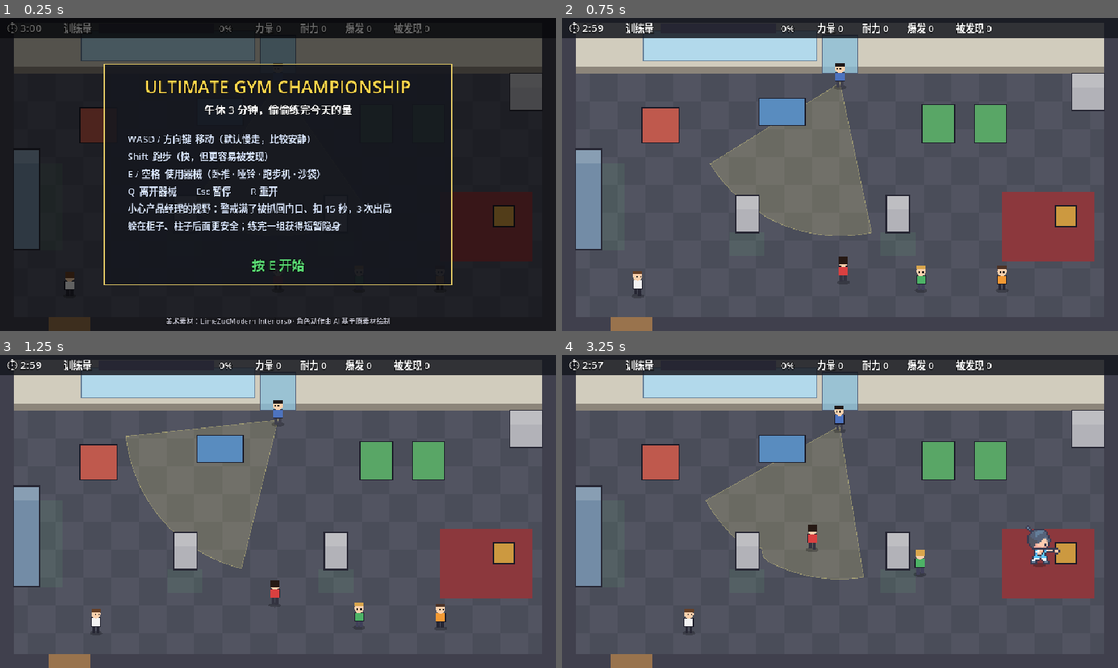
Above: before the commit, frames 1-4 (two rows, left to right).
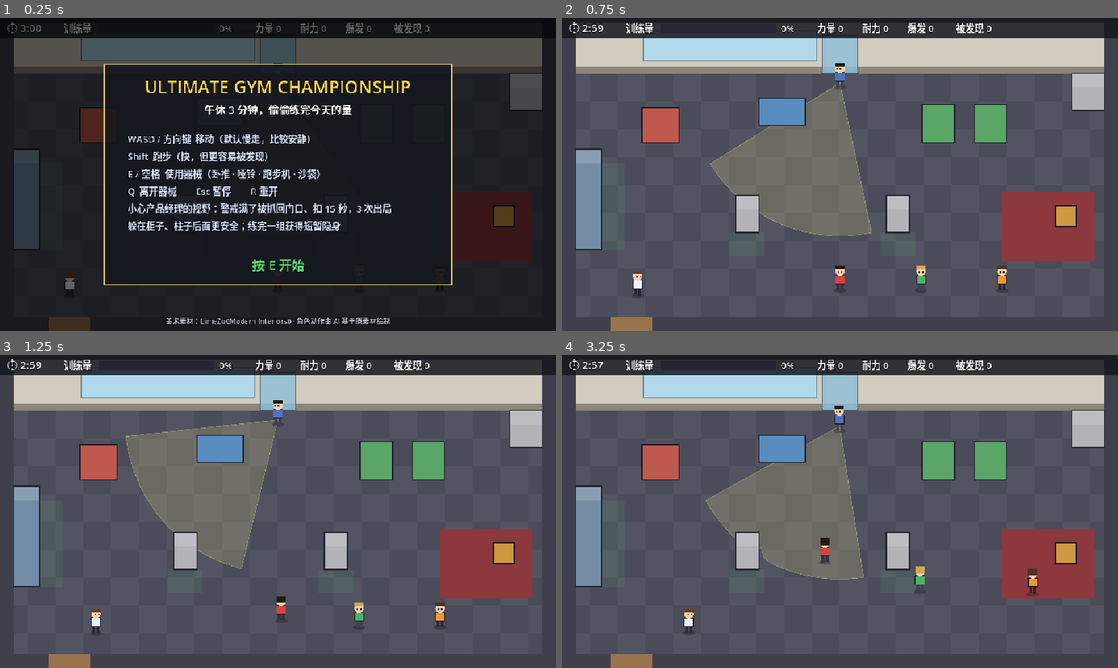
Above: after the commit, the same moments.

Repository: Astro-wen/ultimate-gym-championship
Game: Godot game, scene res://scenes/main.tscn
Two runs of this game, one before a commit and one after it. Both use one fixed random seed, a clock stepped at 60 frames per second and the inputs below.
Inputs (mouse positions are in pixels of both pictures, inside the frame that each line leads up to):
- Up to frame 1 (0.25 s): no input
- Up to frame 2 (0.75 s): tap Enter at 0.5 s; move the mouse to (962, 158) at 0.52 s; hold D (move_right) from 0.53 s (still down); hold E (interact) from 0.53 s (still down); click (962, 158) at 0.67 s
- Up to frame 3 (1.25 s): keep holding D (move_right); keep holding E (interact)
- Up to frame 4 (3.25 s): release D (move_right) at 1.25 s; release E (interact) at 1.25 s; drag from (728, 527) to (612, 542) at 1.27 s; move the mouse to (895, 442) at 2.02 s; hold D (move_right) 2.03-2.75 s; hold E (interact) 2.03-2.75 s; tap Q (leave) at 2.1 s; drag from (812, 574) to (673, 464) at 2.77 s

Frame 1 is identical in both runs. In frame 2, 0.2% of the frame differs, in the area x 49-52%, y 76-87%; in frame 3, 0.3%; in frame 4, 1.0%, in the area x 43-90%, y 54-78%.

Commit message:
fix: 9 bugs from code review, with regression tests
- punching bag: a good hit knocks the bag out of the zone (mashing E
  could finish a set in 0.3s)
- dumbbell curl: pressing both sides at once is a miss (A+D farmed reps)
- detection time penalty is clamped to the time limit
- no re-mounting the machine you just left for 0.8s (mashing E through
  the last rep put you straight back on)
- bench press: a press held through the post-rep lockout starts charging
- PM ignores quiet noises for 5s after investigating (was pinned staring
  at a busy machine)
- respawn spot can't be seen for 6s while the player stays near it
- GymGoers idle until the run starts (machines were taken before E)
- HUD flash messages don't expire while paused
- tests: 7 new regression tests (43 total); NPC soak runs inside a run

Co-Authored-By: Claude Opus 5.5 <noreply@anthropic.com>

Diff:
--- a/scripts/actors/actor_body.gd
+++ b/scripts/actors/actor_body.gd
@@ -13,6 +13,8 @@
 var facing: Vector2 = Vector2.DOWN
 var speed_kind: Speed = Speed.STILL
 var station: Station = null
+## The station this actor most recently left (used to avoid instant re-mounts).
+var last_station: Station = null
 ## 0..1, drives the exercise pose while on a station.
 var pose_amount: float = 0.0
 var visual: ActorVisual
@@ -73,6 +75,7 @@
 	if st == null:
 		return
 	station = null
+	last_station = st
 	if st.user_removed.is_connected(_on_station_user_removed):
 		st.user_removed.disconnect(_on_station_user_removed)
 	if is_instance_valid(st):
--- a/scripts/actors/gym_goer.gd
+++ b/scripts/actors/gym_goer.gd
@@ -38,7 +38,9 @@
 
 
 func _physics_process(delta: float) -> void:
-	if level == null:
+	if level == null or not GameState.is_running():
+		velocity = Vector2.ZERO
+		speed_kind = Speed.STILL
 		return
 	match mode:
 		Mode.CHOOSE:
--- a/scripts/actors/player.gd
+++ b/scripts/actors/player.gd
@@ -14,6 +14,9 @@
 @export var reach: float = 30.0
 ## An E pressed this long before coming into reach still counts.
 @export var interact_buffer: float = 0.18
+## After leaving a machine, it can't be re-mounted for this long (mashing E
+## through the last rep shouldn't put you straight back on).
+@export var remount_delay: float = 0.8
 
 const MINIGAME_ACTIONS: Array[StringName] = [&"interact", &"move_left", &"move_right", &"move_up", &"move_down"]
 
@@ -22,6 +25,7 @@
 ## Station highlighted for interaction (nearest in reach).
 var focus_station: Station = null
 var _buffer_t: float = 0.0
+var _remount_t: float = 0.0
 ## Last seen pressed state per minigame action. Edges are derived from this
 ## instead of just_pressed so nothing is lost across pauses or frame hiccups,
 ## and a key still held from mounting doesn't count as a new press.
@@ -51,6 +55,7 @@
 	_move(delta)
 	_set_focus(_find_focus_station())
 	_buffer_t = maxf(_buffer_t - delta, 0.0)
+	_remount_t = maxf(_remount_t - delta, 0.0)
 	if Input.is_action_just_pressed(&"interact"):
 		_buffer_t = interact_buffer
 	if _buffer_t > 0.0 and focus_station != null and try_use(focus_station):
@@ -89,7 +94,7 @@
 	var best_d: float = INF
 	for n: Node in get_tree().get_nodes_in_group(&"stations"):
 		var st: Station = n as Station
-		if st == null:
+		if st == null or (st == last_station and _remount_t > 0.0):
 			continue
 		var d: float = st.distance_to_point(global_position)
 		# prefer the one we're facing when two are in reach
@@ -127,6 +132,8 @@
 
 func _on_use_ended(_reason: StringName) -> void:
 	visual.z_index = 0
+	_remount_t = remount_delay
+	_buffer_t = 0.0
 	minigame = null
 	velocity = Vector2.ZERO
 	facing = Vector2.DOWN
--- a/scripts/stations/minigames/alternate_game.gd
+++ b/scripts/stations/minigames/alternate_game.gd
@@ -7,6 +7,8 @@
 var half_done: bool = false
 var _arm: float = 0.0
 var _window: float = 0.0
+## Seconds since the first half of the pair; pressing both sides at once is a miss.
+var _since_half: float = 0.0
 
 
 func handle_input(action: StringName, pressed: bool) -> void:
@@ -17,10 +19,16 @@
 		expected = &"move_left"
 		_count(false)
 		return
+	if half_done and _since_half < p("min_gap", 0.06):
+		half_done = false
+		expected = &"move_left"
+		_count(false)
+		return
 	_arm = 1.0
 	_window = p("window", 1.2)
 	if not half_done:
 		half_done = true
+		_since_half = 0.0
 		expected = &"move_right"
 	else:
 		half_done = false
@@ -31,6 +39,7 @@
 func tick(delta: float) -> void:
 	_arm = maxf(_arm - delta * 2.5, 0.0)
 	if half_done:
+		_since_half += delta
 		_window -= delta
 		if _window <= 0.0:
 			half_done = false
--- a/scripts/stations/minigames/hold_release_game.gd
+++ b/scripts/stations/minigames/hold_release_game.gd
@@ -5,10 +5,15 @@
 var charge: float = 0.0
 var holding: bool = false
 var _lockout: float = 0.0
+## Key state seen during the lockout; a press held through it starts charging.
+var _pending_down: bool = false
 
 
 func handle_input(action: StringName, pressed: bool) -> void:
-	if action != &"interact" or _lockout > 0.0:
+	if action != &"interact":
+		return
+	if _lockout > 0.0:
+		_pending_down = pressed
 		return
 	if pressed:
 		holding = true
@@ -23,7 +28,12 @@
 
 
 func tick(delta: float) -> void:
-	_lockout = maxf(_lockout - delta, 0.0)
+	if _lockout > 0.0:
+		_lockout = maxf(_lockout - delta, 0.0)
+		if _lockout == 0.0 and _pending_down:
+			_pending_down = false
+			holding = true
+			charge = 0.0
 	if holding:
 		charge += delta * p("charge_rate", 0.9)
 		if charge > 1.0:
--- a/scripts/stations/minigames/timing_game.gd
+++ b/scripts/stations/minigames/timing_game.gd
@@ -16,8 +16,9 @@
 	_count(good)
 	_punch = 1.0
 	if good:
+		# knock the bag back out of the zone so mashing can't chain hits
 		_dir = -1.0
-		phase = z.y
+		phase = maxf(z.x - p("knockback", 0.08), 0.0)
 	else:
 		_stun = p("stun", 0.5)
 
--- a/scripts/stealth/patroller.gd
+++ b/scripts/stealth/patroller.gd
@@ -13,6 +13,9 @@
 @export var sweep_deg: float = 50.0
 @export var hearing_range: float = 320.0
 @export var investigate_time: float = 2.0
+## After turning toward a noise, quieter noises are ignored this long so the
+## PM returns to the route instead of staring at a busy machine forever.
+@export var noise_cooldown: float = 5.0
 ## Awareness tuning (see OPUS_BRIEF 3.7).
 @export var base_rise: float = 0.6
 @export var fall_rate: float = 0.4
@@ -27,6 +30,11 @@
 @export var view_range: float = 264.0
 ## Seconds during which awareness cannot rise (after a detection).
 var grace: float = 0.0
+## Spot where the player can't be seen for `safe_t` more seconds (respawn point).
+var safe_point: Vector2 = Vector2.INF
+var safe_t: float = 0.0
+@export var safe_radius: float = 48.0
+var _noise_cd: float = 0.0
 
 var mode: Mode = Mode.LOOK
 var level: GymLevel
@@ -141,6 +149,9 @@
 		return
 	if global_position.distance_to(at) > hearing_range * loudness:
 		return
+	if _noise_cd > 0.0 and loudness < 1.0:
+		return
+	_noise_cd = noise_cooldown
 	mode = Mode.INVESTIGATE
 	_timer = investigate_time
 	velocity = Vector2.ZERO
@@ -175,7 +186,10 @@
 	if p == null or not is_instance_valid(p):
 		return
 	grace = maxf(grace - delta, 0.0)
-	var seen: bool = grace <= 0.0 and cone.visible_fraction(sample_points(p)) > 0.0
+	safe_t = maxf(safe_t - delta, 0.0)
+	_noise_cd = maxf(_noise_cd - delta, 0.0)
+	var at_safe: bool = safe_t > 0.0 and p.global_position.distance_to(safe_point) <= safe_radius
+	var seen: bool = grace <= 0.0 and not at_safe and cone.visible_fraction(sample_points(p)) > 0.0
 	if seen:
 		_unseen_t = 0.0
 		var stealthy: bool = GameState.has_buff(&"stealthy")
--- a/scripts/stealth/stealth_director.gd
+++ b/scripts/stealth/stealth_director.gd
@@ -8,6 +8,8 @@
 @export var difficulty_step: float = 0.05
 @export var difficulty_cap: float = 1.3
 @export var respawn_grace: float = 2.5
+## The respawn spot stays unseeable this long (as long as the player stays near it).
+@export var spawn_safe_time: float = 6.0
 
 var player: Player
 var level: GymLevel
@@ -46,8 +48,11 @@
 		var pt: Patroller = n as Patroller
 		pt.awareness = 0.0
 		pt.grace = respawn_grace
+		pt.safe_point = level.player_spawn
+		pt.safe_t = spawn_safe_time
 	by.difficulty = minf(by.difficulty + difficulty_step, difficulty_cap)
 	if GameState.detections >= max_detections:
 		GameState.finish(GameState.State.CAUGHT)
 	else:
-		GameState.elapsed += time_penalty
+		# never past the limit: the run then ends as a normal timeout at 3:00
+		GameState.elapsed = minf(GameState.elapsed + time_penalty, GameState.time_limit)
--- a/scripts/ui/hud.gd
+++ b/scripts/ui/hud.gd
@@ -44,7 +44,8 @@
 
 
 func _process(delta: float) -> void:
-	_flash_t = maxf(_flash_t - delta, 0.0)
+	if not get_tree().paused:
+		_flash_t = maxf(_flash_t - delta, 0.0)
 	_canvas.queue_redraw()
 
 
--- a/tests/test_game_loop.gd
+++ b/tests/test_game_loop.gd
@@ -103,3 +103,50 @@
 		elif i > 2:
 			check(count <= baseline + 50, "object count stable across restarts (%d vs %d)" % [count, baseline])
 	check_eq(GameState.training_points, 0, "no score residue")
+
+
+func test_time_penalty_never_passes_limit() -> void:
+	var m: Node = _main()
+	await step_frames(2)
+	GameState.start_run()
+	GameState.elapsed = GameState.time_limit - 5.0
+	var pm: Patroller = m.get_node("Level/World/ProductManager") as Patroller
+	pm.spotted_player.emit()
+	check(GameState.elapsed <= GameState.time_limit, "elapsed clamped (%.1f)" % GameState.elapsed)
+
+
+func test_no_instant_remount_after_a_set() -> void:
+	var m: Node = _main()
+	await step_frames(2)
+	GameState.start_run()
+	var p: Player = m.get(&"player")
+	var st: Station = (m.get(&"level") as GymLevel).stations[2]
+	check(p.try_use(st), "on the treadmill")
+	st.finish_use(p)
+	await step_frames(2)
+	check(p._find_focus_station() != st, "just-left machine isn't offered again right away")
+	for i: int in 60:
+		await tree.physics_frame
+	p.global_position = st.exit_point()
+	check(p._find_focus_station() == st, "offered again after the short delay")
+
+
+func test_respawn_spot_is_safe_for_a_while() -> void:
+	var m: Node = _main()
+	await step_frames(2)
+	GameState.start_run()
+	var pm: Patroller = m.get_node("Level/World/ProductManager") as Patroller
+	var p: Player = m.get(&"player")
+	var lvl: GymLevel = m.get(&"level")
+	pm.spotted_player.emit()
+	# PM stands right next to the spawn staring at it
+	pm.set_physics_process(false)
+	pm.global_position = lvl.player_spawn + Vector2(0, -120)
+	pm.cone.rotation = PI * 0.5
+	pm.grace = 0.0
+	for i: int in 60:
+		await tree.physics_frame
+		pm.cone.rebuild()
+		pm._update_awareness(1.0 / 60.0)
+	check(pm.awareness < 0.01, "standing at the respawn spot is safe right after a catch (%.2f)" % pm.awareness)
+	check(p.global_position.distance_to(lvl.player_spawn) < 1.0, "player at spawn")
--- a/tests/test_minigames.gd
+++ b/tests/test_minigames.gd
@@ -39,6 +39,7 @@
 	g.handle_input(&"move_left", true)
 	check_eq(g.reps, 0, "same side twice is not a rep")
 	g.handle_input(&"move_left", true)
+	g.tick(0.15)   # a human gap between hands (simultaneous presses are a miss)
 	g.handle_input(&"move_right", true)
 	check_eq(g.reps, 1, "left then right is a rep")
 	g.handle_input(&"move_up", true)
@@ -72,3 +73,41 @@
 	(g as TimingGame).phase = 0.85
 	g.handle_input(&"interact", true)
 	check_eq(g.reps, 1, "reps capped at target")
+
+
+func test_timing_mash_cannot_chain_hits() -> void:
+	var g: TimingGame = Minigame.create(_d(&"timing", 5)) as TimingGame
+	g.phase = 0.85
+	g.handle_input(&"interact", true)
+	check_eq(g.reps, 1, "first hit counts")
+	for i: int in 12:
+		g.tick(1.0 / 60.0)
+		if i % 3 == 0:
+			g.handle_input(&"interact", true)
+	check_eq(g.reps, 1, "mashing right after a hit doesn't chain more reps")
+
+
+func test_alternate_both_keys_at_once_is_a_miss() -> void:
+	var g: AlternateGame = Minigame.create(_d(&"alternate", 6)) as AlternateGame
+	for i: int in 6:
+		g.handle_input(&"move_left", true)
+		g.handle_input(&"move_right", true)
+		g.tick(0.2)
+	check_eq(g.reps, 0, "pressing both sides together never scores")
+	g.handle_input(&"move_left", true)
+	g.tick(0.15)
+	g.handle_input(&"move_right", true)
+	check_eq(g.reps, 1, "a real alternation still scores")
+
+
+func test_hold_press_during_lockout_is_kept() -> void:
+	var g: HoldReleaseGame = Minigame.create(_d(&"hold_release")) as HoldReleaseGame
+	g.handle_input(&"interact", true)
+	for i: int in 45:
+		g.tick(1.0 / 60.0)
+	g.handle_input(&"interact", false)
+	check_eq(g.reps, 1, "first rep")
+	g.handle_input(&"interact", true)   # pressed again during the lockout, and held
+	for i: int in 30:
+		g.tick(1.0 / 60.0)
+	check(g.holding, "the held press starts charging once the lockout ends")
--- a/tests/test_npc.gd
+++ b/tests/test_npc.gd
@@ -4,6 +4,10 @@
 
 
 func test_gym_goers_soak_5_minutes() -> void:
+	# goers only act during a run; make this one long enough for the soak
+	var saved_limit: float = GameState.time_limit
+	GameState.time_limit = 100000.0
+	GameState.start_run()
 	var level := GymLevel.new()
 	add(level)
 	var goers: Array[GymGoer] = []
@@ -45,6 +49,7 @@
 				if ga.mode == GymGoer.Mode.USE and gb.mode == GymGoer.Mode.USE:
 					check(ga.station != gb.station or ga.station.capacity() > 1, "two goers on one single-slot station")
 	Events.station_use_finished.disconnect(cb)
+	GameState.time_limit = saved_limit
 	check(worst < 25.0, "no goer stuck in one mode for 25s (worst %.1fs)" % worst)
 	check(sets[0] >= 15, "goers keep training (%d sets in 5 min)" % sets[0])
 	for g: GymGoer in goers:
@@ -65,3 +70,17 @@
 	for p: Vector2 in level.npc_spawns:
 		check(level.is_walkable(p), "npc spawn %s walkable" % p)
 	check(level.is_walkable(level.player_spawn), "player spawn walkable")
+
+
+func test_goers_idle_outside_a_run() -> void:
+	var level := GymLevel.new()
+	add(level)
+	var g := GymGoer.new()
+	g.level = level
+	g.position = level.npc_spawns[0]
+	level.world.add_child(g)
+	for i: int in 120:
+		await tree.physics_frame
+	check(g.global_position.distance_to(level.npc_spawns[0]) < 0.5, "goer doesn't wander before the run starts")
+	for st: Station in level.stations:
+		check(st.is_free(), "no machine claimed before the run starts")
Not shown, changed: README.md
Not shown, changed: docs/STATUS.md
